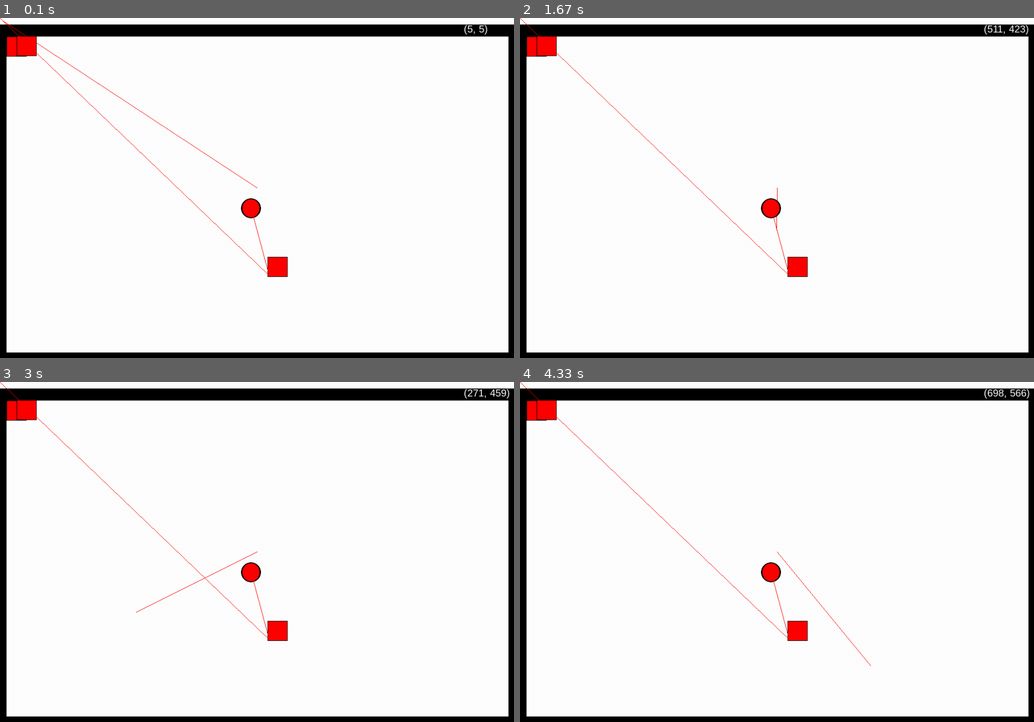
Above: before the commit, frames 1-4 (two rows, left to right).
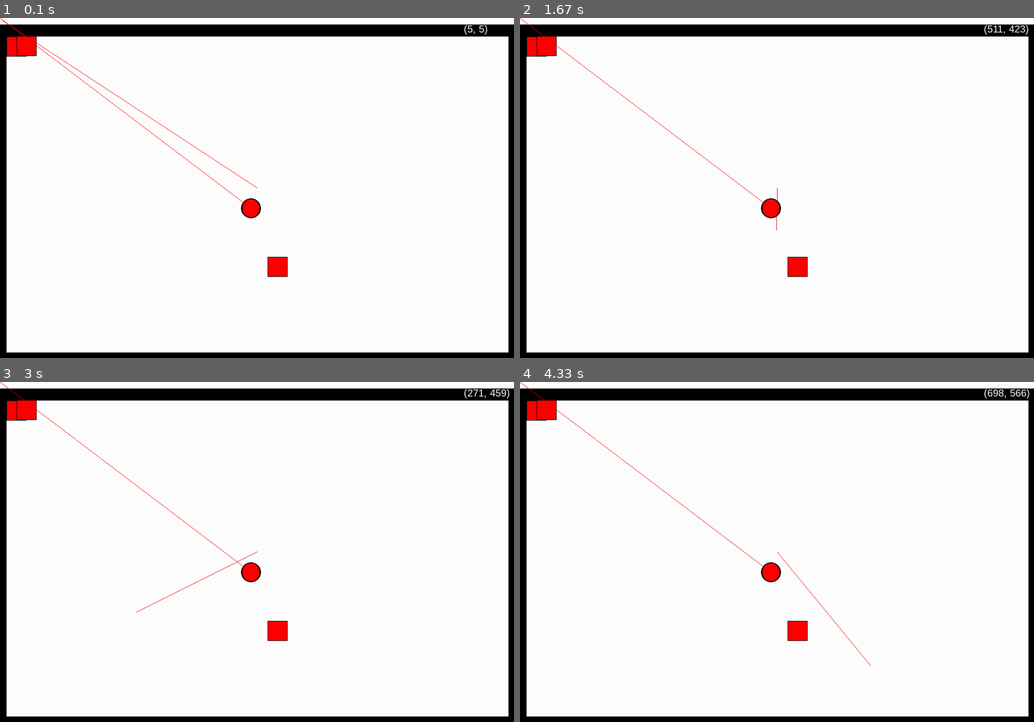
Above: after the commit, the same moments.

Repository: jonalfarlinga/lazars
Game: pygame game, started from lazars_main.py
The game is run twice, just before and just after one commit, with the same random seed, the same clock (stepped at 60 frames per second) and the same inputs.
Inputs (mouse positions are in pixels of both pictures, inside the frame that each line leads up to):
- Up to frame 1 (0.1 s): no input
- Up to frame 2 (1.67 s): click (777, 188) at 0.38 s; click (617, 266) at 0.72 s; click (787, 72) at 1.05 s; click (777, 228) at 1.38 s
- Up to frame 3 (3 s): click (174, 439) at 1.72 s; click (416, 545) at 2.05 s; click (436, 616) at 2.38 s; click (133, 613) at 2.72 s
- Up to frame 4 (4.33 s): click (699, 650) at 3.05 s; click (884, 507) at 3.38 s; click (956, 548) at 3.72 s; click (869, 664) at 4.05 s

The runs differ from the first frame. In frame 1, 0.4% of the frame differs, in the area x 0-53%, y 0-76%; in frame 2, 0.4%; in frame 3, 0.4%; in frame 4, 0.4%.

Commit message:
line stopped working

Diff:
--- a/vector_math.py
+++ b/vector_math.py
@@ -31,12 +31,12 @@
     while source and len(line_segments) < 3:
         bounce = None
         x1, y1 = source
-        uvx, uvy = deg_to_vector(deg)
-        if uvx > 0:
+        uv = deg_to_vector(deg)
+        if uv[0] > 0:
             collisions = []
             for x2 in range(x1+1, SCREEN_WIDTH):
                 y2 = int(
-                    y1 + ((x2 - x1) / uvx) * uvy
+                    linear_eq(source, x2, uv)
                 )
                 for rect in rects:
                     if rect.collidepoint((x2, y2)):
